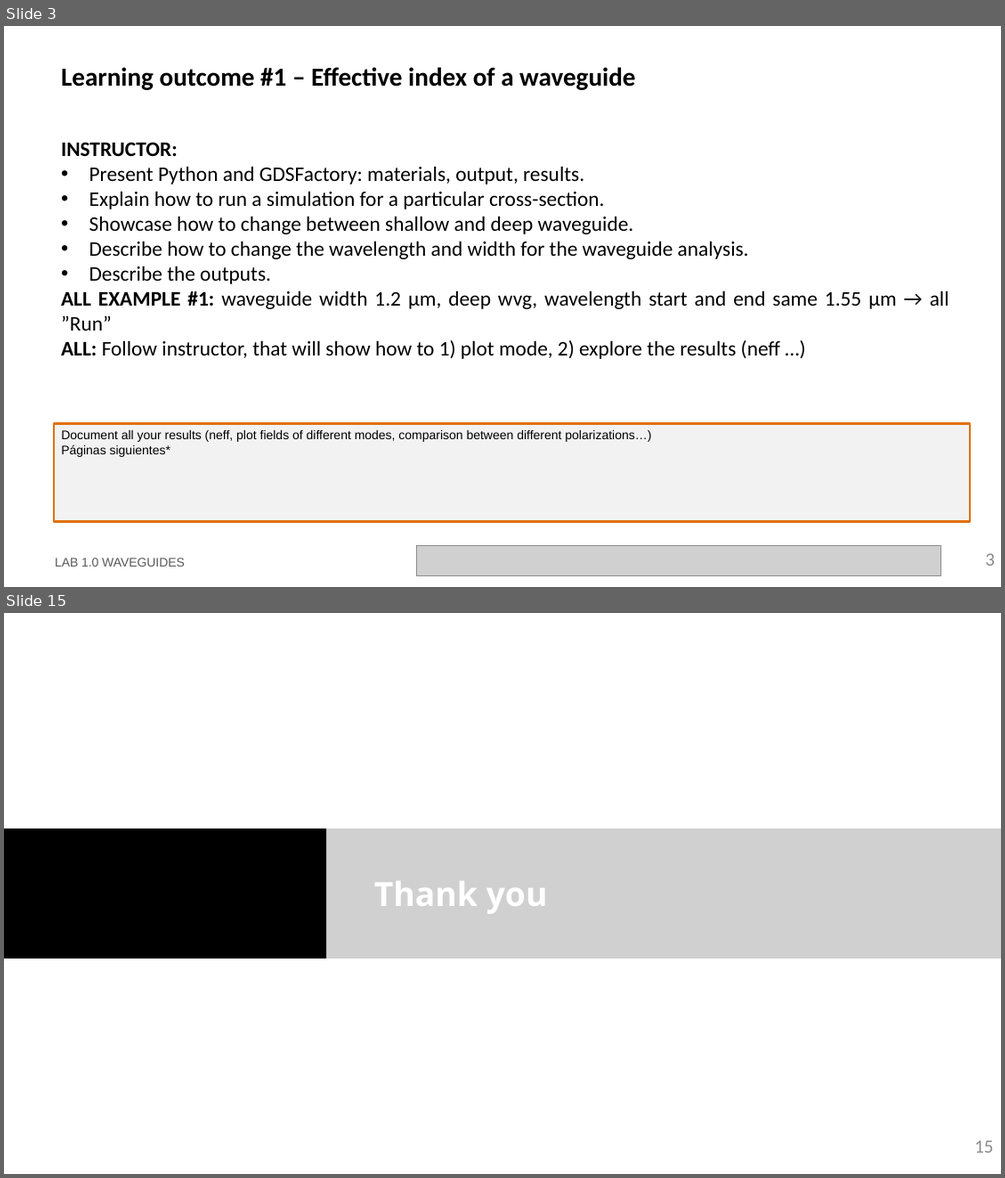
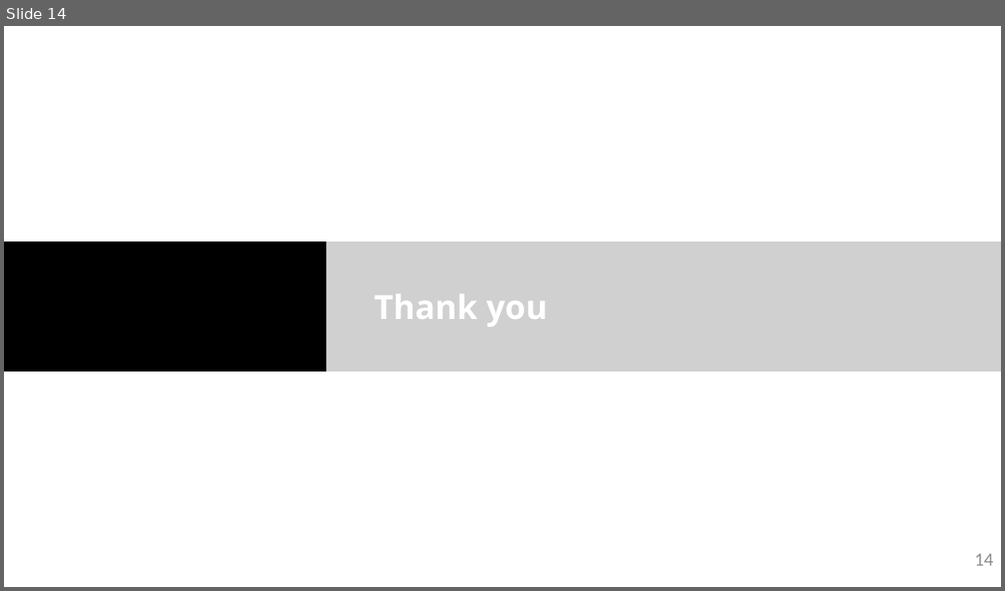
Before and after one commit to jllanoh/cifoin-lab1, a slide deck: LabBook_10.pptx. Shown one above the other, each under a label of ours: slides 3 and 15 before the commit, slide 14 after it; the slides between them are not shown. The pictures are 1005x1178 and 1005x591 pixels, drawn with LibreOffice and Linux fonts; fonts in the diff are those of the drawing; grey boxes stand for pictures; background and template pictures are left out. Boxes give left, top, right and bottom in pixels: in the first picture for what was removed or moved away, otherwise in the second. Text is boxed around its words. In the diff, an @@ line names an element or a change of style, - is before the commit and + after.

```diff
--- a/LabBook_10.pptx
+++ b/LabBook_10.pptx
@@ slide 3 removed at (x1=4, y1=26, x2=1001, y2=587), background #FFFFFF @@
@@ title removed at (x1=61, y1=67, x2=635, y2=90) @@
-Learning outcome #1 – Effective index of a waveguide
@@ text removed at (x1=61, y1=142, x2=949, y2=359) @@
-INSTRUCTOR:
-• Present Python and GDSFactory: materials, output, results.
-• Explain how to run a simulation for a particular cross-section.
-• Showcase how to change between shallow and deep waveguide.
-• Describe how to change the wavelength and width for the waveguide analysis.
-• Describe the outputs.
-ALL EXAMPLE #1: waveguide width 1.2 µm, deep wvg, wavelength start and end same 1.55 µm → all ”Run”
-ALL: Follow instructor, that will show how to 1) plot mode, 2) explore the results (neff …)
@@ rectangle removed at (x1=54, y1=424, x2=971, y2=522) @@
-Document all your results (neff, plot fields of different modes, comparison between different polarizations…)
-Páginas siguientes*
@@ text removed at (x1=55, y1=557, x2=185, y2=566) @@
-LAB 1.0 WAVEGUIDES
@@ picture removed at (x1=417, y1=546, x2=941, y2=576) @@
@@ page number removed at (x1=985, y1=553, x2=995, y2=565) @@
-3
@@ what was slide 15 is now slide 14 @@
@@ page number at (x1=974, y1=553, x2=993, y2=565): text changed @@
-15
+14
```
Also in this commit, not shown: 11 slides changed, 1 other file.
